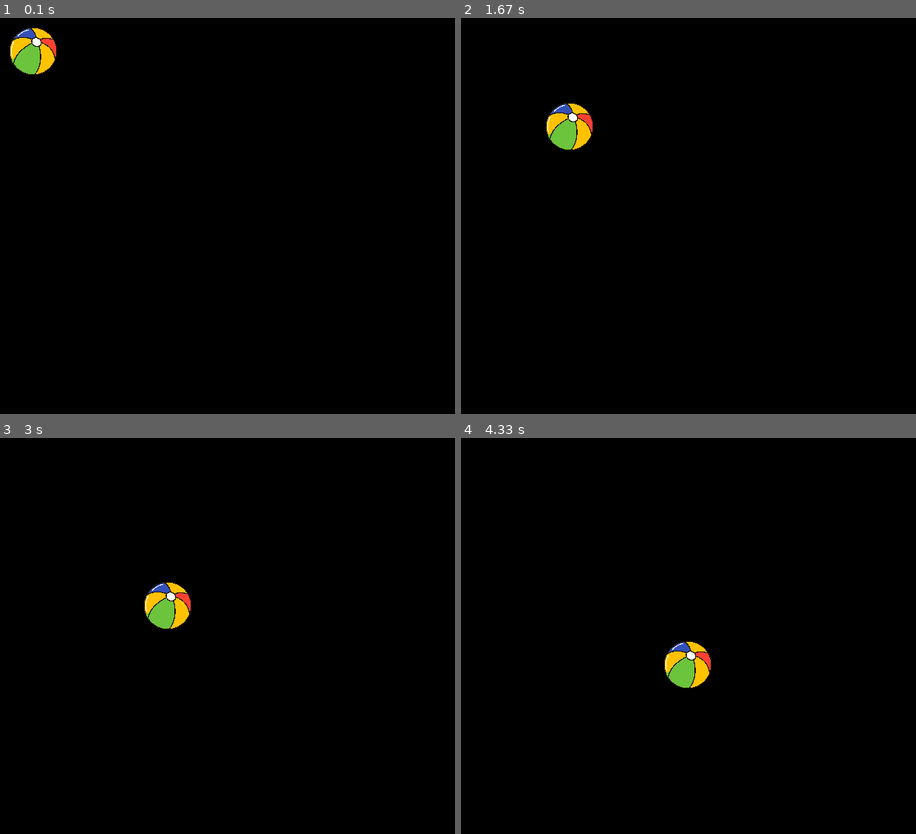
Above: before the commit, frames 1-4 (two rows, left to right).
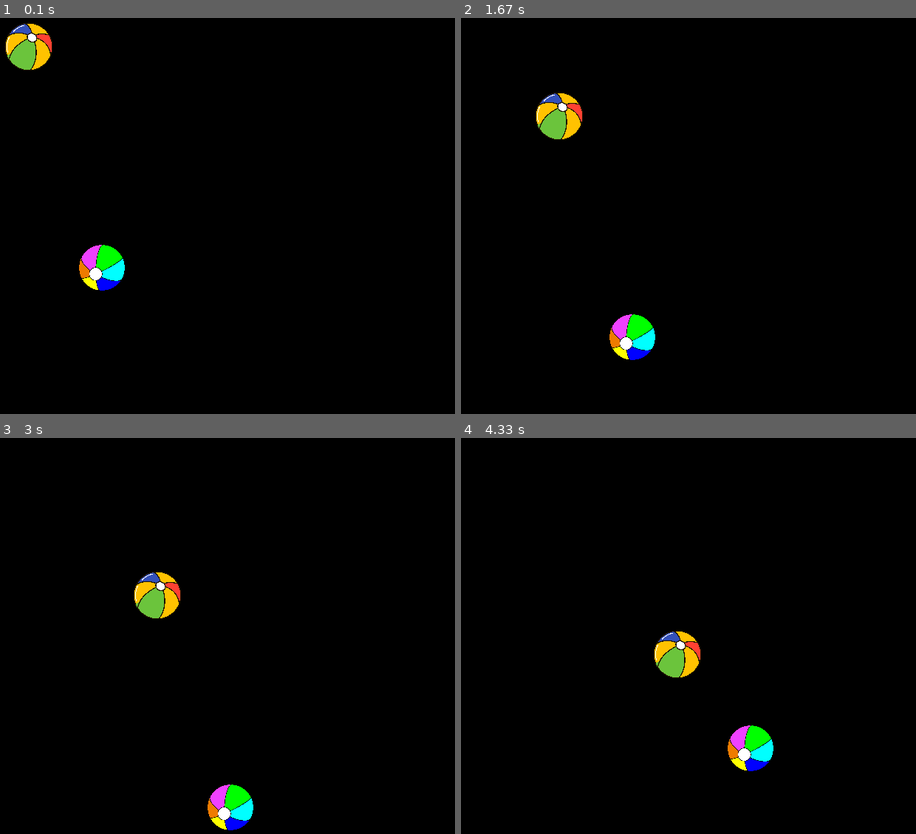
Above: after the commit, the same moments.

Repository: Jethet/python-games
Game: pygame game, started from bouncing_ball/bounceball.py
Same seed, same stepped clock (60 frames per second), same inputs: the game is played once before the commit and once after it.
Inputs:
- Up to frame 1 (0.1 s): no input
- Up to frame 2 (1.67 s): no input
- Up to frame 3 (3 s): no input
- Up to frame 4 (4.33 s): no input

The runs differ from the first frame. In frame 1, 1.6% of the frame differs, in the area x 0-28%, y 1-69%; in frame 2, 2.1%, in the area x 16-43%, y 18-87%; in frame 3, 2.1%; in frame 4, 2.1%.

Commit message:
Fix error with flickering ball2

Diff:
--- a/bouncing_ball/bounceball.py
+++ b/bouncing_ball/bounceball.py
@@ -3,7 +3,7 @@
 pygame.init()
 
 size = width, height = 620, 540
-speed1 = [2, 2]
+speed1 = [1.5, 1.5]
 speed2 = [1, 1]
 black = 0, 0, 0
 
@@ -13,9 +13,9 @@
 img1 = pygame.image.load("ball1.png")
 img2 = pygame.image.load("ball2.png")
 ball1 = pygame.transform.scale(img1, (65, 65))
-ball2 = pygame.transform.scale(img2, (65, 65))
+ball2 = pygame.transform.scale(img2, (63, 63))
 ballrect1 = ball1.get_rect()
-ballrect2 = ball2.get_rect()
+ballrect2 = ball2.get_rect(topleft=(100, 300))
 
 while 1:
     for event in pygame.event.get():
@@ -38,7 +38,7 @@
     screen.fill(black)
 
     screen.blit(ball1, ballrect1)
-    pygame.display.flip()
+    # pygame.display.flip()
 
     screen.blit(ball2, ballrect2)
     pygame.display.flip()
Not shown, changed: notes.md
